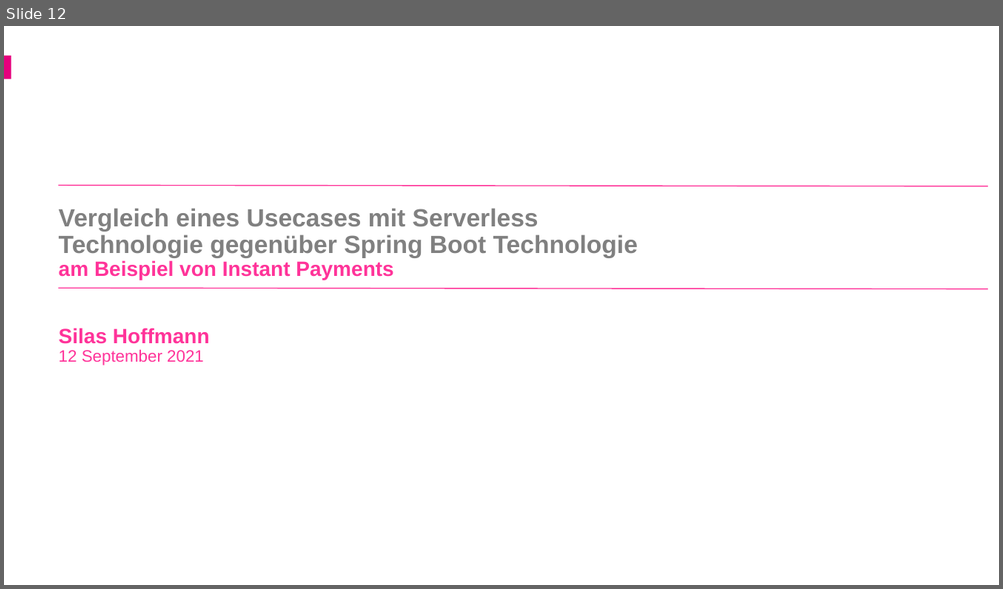
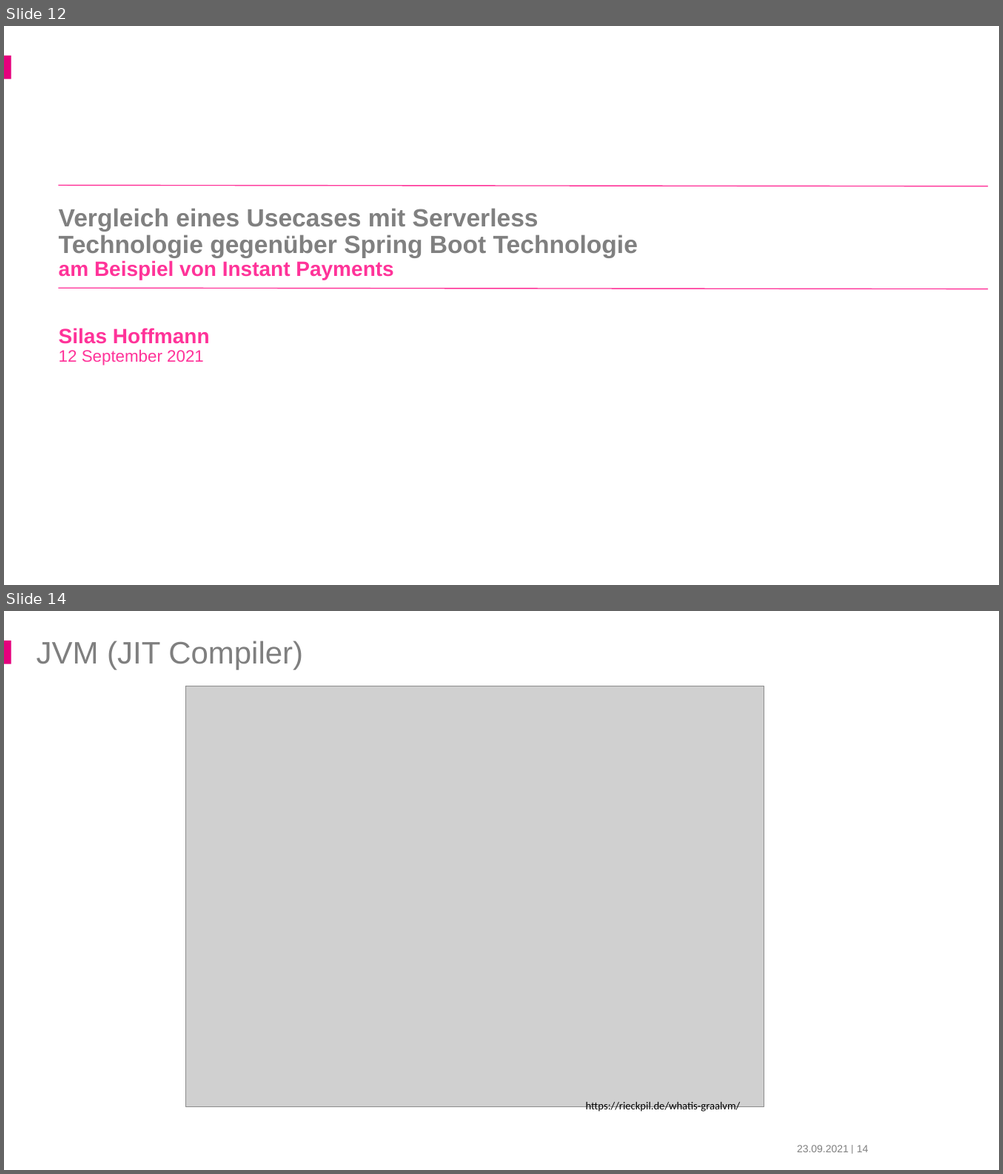
Before and after one commit to derMacon/serverless-bsc-thesis, a slide deck: slides/dps/hoffmann_serverless_dps.pptx. Shown one above the other, each under a label of ours: slide 12 before the commit, slides 12 and 14 after it; the slides between them are not shown. The pictures are 1003x589 and 1003x1174 pixels, drawn with LibreOffice and Linux fonts; fonts in the diff are those of the drawing; grey boxes stand for pictures; background and template pictures are left out. Boxes give left, top, right and bottom in pixels: in the first picture for what was removed or moved away, otherwise in the second. Text is boxed around its words. In the diff, an @@ line names an element or a change of style, - is before the commit and + after.

```diff
--- a/slides/dps/hoffmann_serverless_dps.pptx
+++ b/slides/dps/hoffmann_serverless_dps.pptx
@@ slide 14 added at (x1=4, y1=611, x2=999, y2=1170), background #FFFFFF; not listed: 1 template element that a slide beside it also shows @@
@@ title added at (x1=37, y1=641, x2=303, y2=669), 30 pt, text #7F7F7F @@
+JVM (JIT Compiler)
@@ picture added at (x1=186, y1=686, x2=763, y2=1107) @@
@@ text added at (x1=586, y1=1102, x2=740, y2=1113), 10.5 pt, text #000000 @@
+https://rieckpil.de/whatis-graalvm/
@@ text added at (x1=851, y1=1143, x2=858, y2=1156), 10 pt, text #7F7F7F @@
+|
@@ text added at (x1=797, y1=1145, x2=848, y2=1153), 10 pt, text #7F7F7F @@
+23.09.2021
@@ page number added at (x1=856, y1=1145, x2=868, y2=1153), 10 pt, text #7F7F7F @@
+14
```
Also in this commit, not shown: 31 slides changed, 3 other files.
